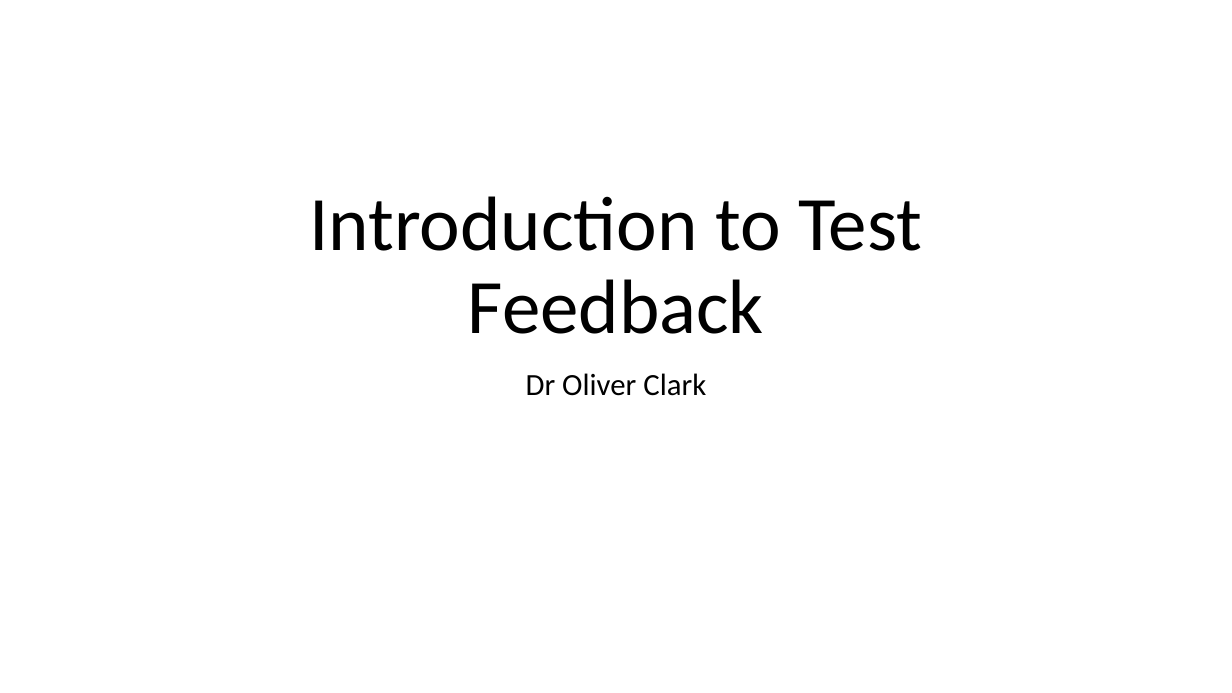
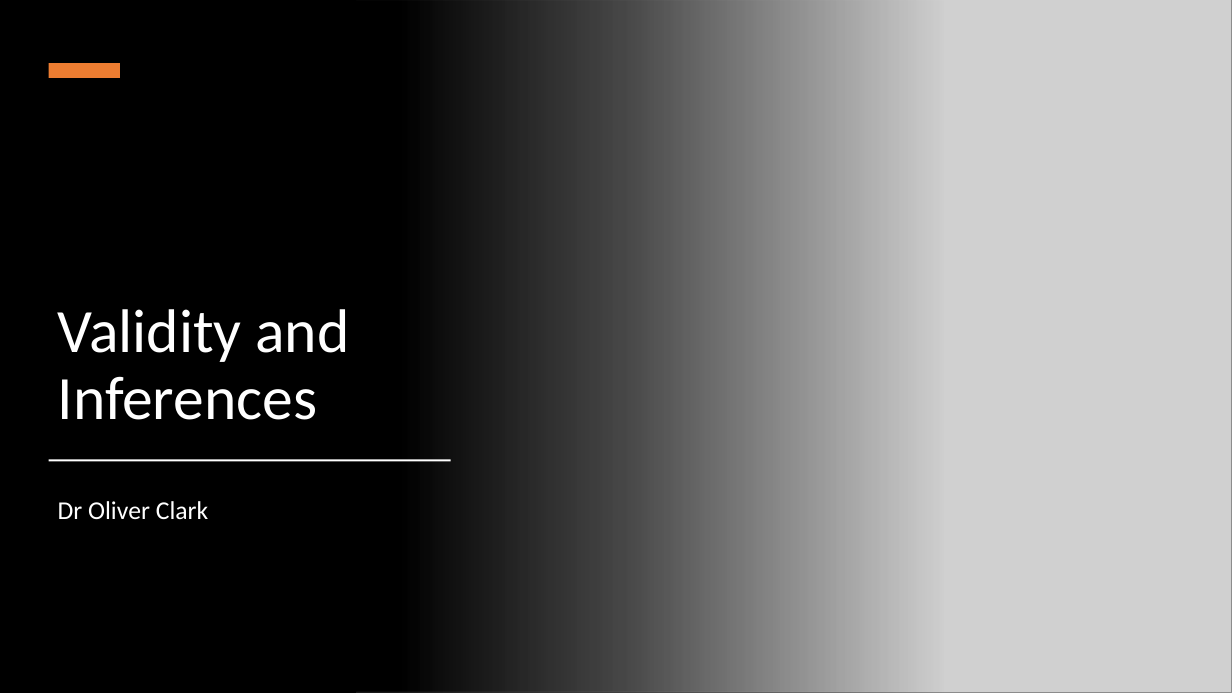
Before and after one commit to OliJimbo/Student_Materials, a slide deck: slide 1 of Week 7/Slides_2.pptx. Drawn at 1232x693 pixels with LibreOffice and Linux fonts; fonts in the diff are those of the drawing; grey boxes stand for pictures. Boxes give left, top, right and bottom in pixels: in the first picture for what was removed or moved away, otherwise in the second. Text is boxed around its words. In the diff, an @@ line names an element or a change of style, - is before the commit and + after.

```diff
--- a/Week 7/Slides_2.pptx
+++ b/Week 7/Slides_2.pptx
@@ background #FFFFFF to #000000 @@
@@ rectangle added at (0, 0, 944, 693), fill gradient #000000 @@
@@ picture added at (356, 0, 1232, 693) @@
@@ rectangle added at (49, 63, 120, 78), fill #ED7D31 @@
@@ title at (58, 309, 349, 420): text changed; size 60 to 48 pt; text colour #000000 to #FFFFFF @@
-Introduction to Test Feedback
+Validity and Inferences
@@ rectangle added at (49, 459, 451, 461), fill #FFFFFF @@
@@ subtitle "Dr Oliver Clark": place and size @@
-subtitle "Dr Oliver Clark" at (526, 373, 706, 396)
+subtitle "Dr Oliver Clark" at (58, 501, 208, 519)
@@ subtitle "Dr Oliver Clark" at (58, 501, 208, 519): size 24 to 20 pt, text colour #000000 to #FFFFFF; alignment centre to left @@
```
Also in this commit, not shown: 8 slides added, 3 slides removed, 14 other files.
